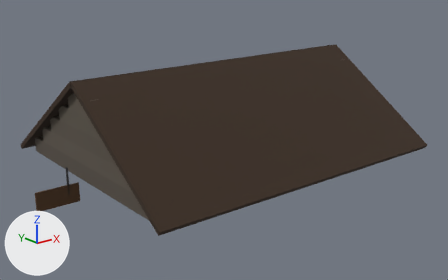
Two versions of the glTF model assets/models/inn_roof.glb, one commit apart.
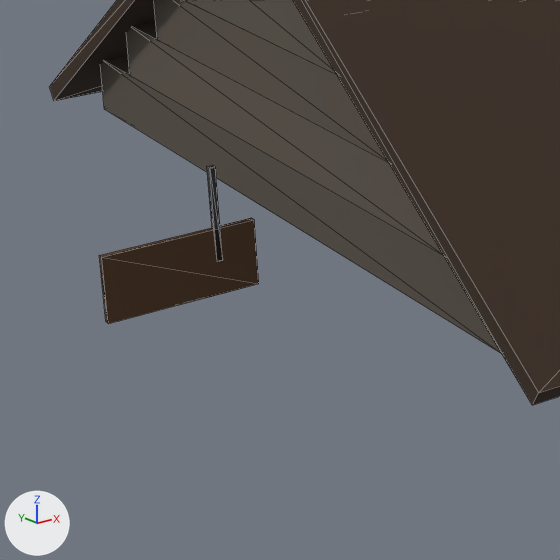
Each version is shown whole from a camera (50 mm lens) standing at (-14.93, -18.67, 10.74) and looking at (-0.4, -0.52, 3.48), then close up on the part from 1% to 37% of the width and 43% to 100% of the height. Lighting does not change. The marker at lower left points along +X, +Y and +Z. The first two pictures are the older version. The close-ups show mesh edges as thin lines. Vertices at exactly the same position are counted once.

Script lines for the objects in view, before the commit:
```python
me_innroof = bpy.data.meshes.new('InnRoof')
me_innroof.from_pydata(...)  # 112 vertices, 168 faces; spans x -7.7..6.4, y -5.15..5.15, z 2.05..6.51
me_innroof.materials.append(mat_m_base)
ob_innroof = bpy.data.objects.new('InnRoof', me_innroof)
ob_innroof.location = (0.0, 0.0, 0.0)
```
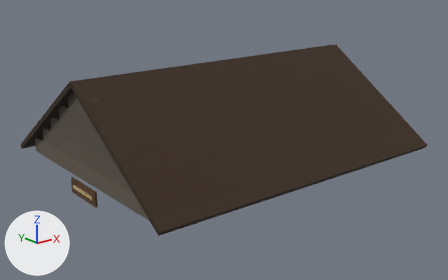
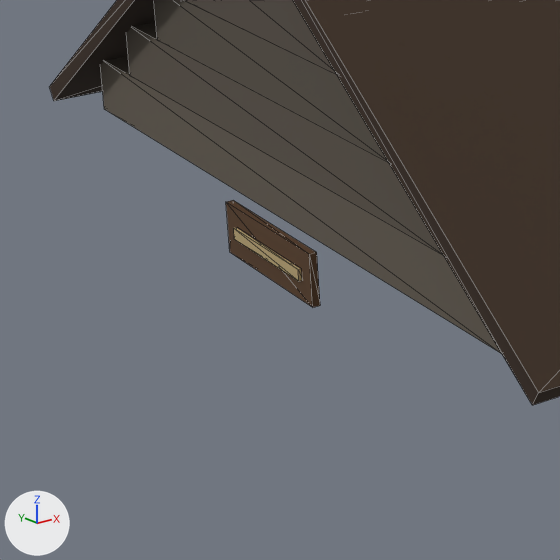
What differs and where, as boxes [x1, y1, x2, y2] in the close-ups (560 x 560 px; the box of a moved part takes in the faces that stretch with it):
part 1 of me_innroof, moved or reshaped: before [99, 218, 259, 324]; after [226, 200, 320, 307]
part 2 of me_innroof, moved or reshaped: before [207, 165, 223, 262]; after [234, 228, 302, 281]

The edits, one by one:
me_innroof is used by ob_innroof; location (0.0, 0.0, 0.0).
me_innroof had 112 vertices, 168 faces and spanned x -7.7..6.4, y -5.15..5.15, z 2.05..6.51.
me_innroof now has 112 vertices, 168 faces and spans x -6.4..6.4, y -5.15..5.15, z 2.32..6.51.
me_innroof part 1: the loose piece of 8 vertices spanning x -7.7..-6.1, y 0.57..0.63, z 2.05..2.75 is scaled about its middle by (0.05, 30, 0.786), then moved by (0.7, -0.6, 0.2).
me_innroof part 2: the loose piece of 8 vertices spanning x -6.53..-6.47, y 0.57..0.63, z 2.4..3.4 is scaled about its middle by (0.667, 23.3, 0.12), then moved by (0.25, -0.6, -0.3).
